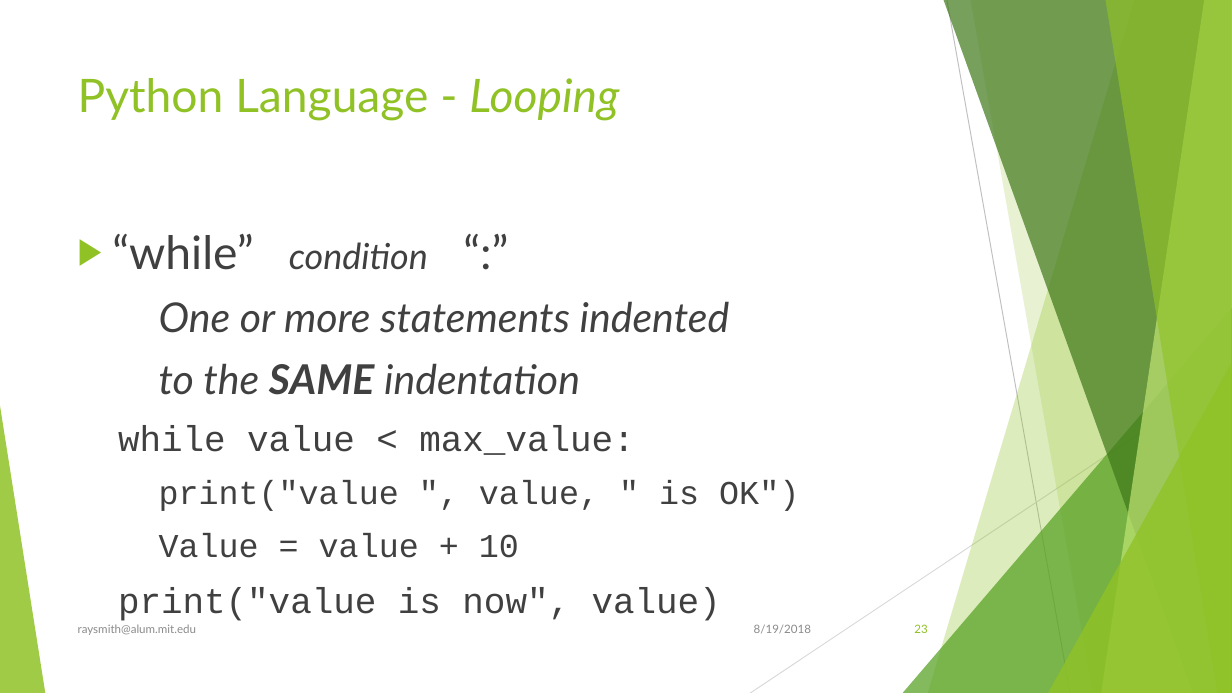
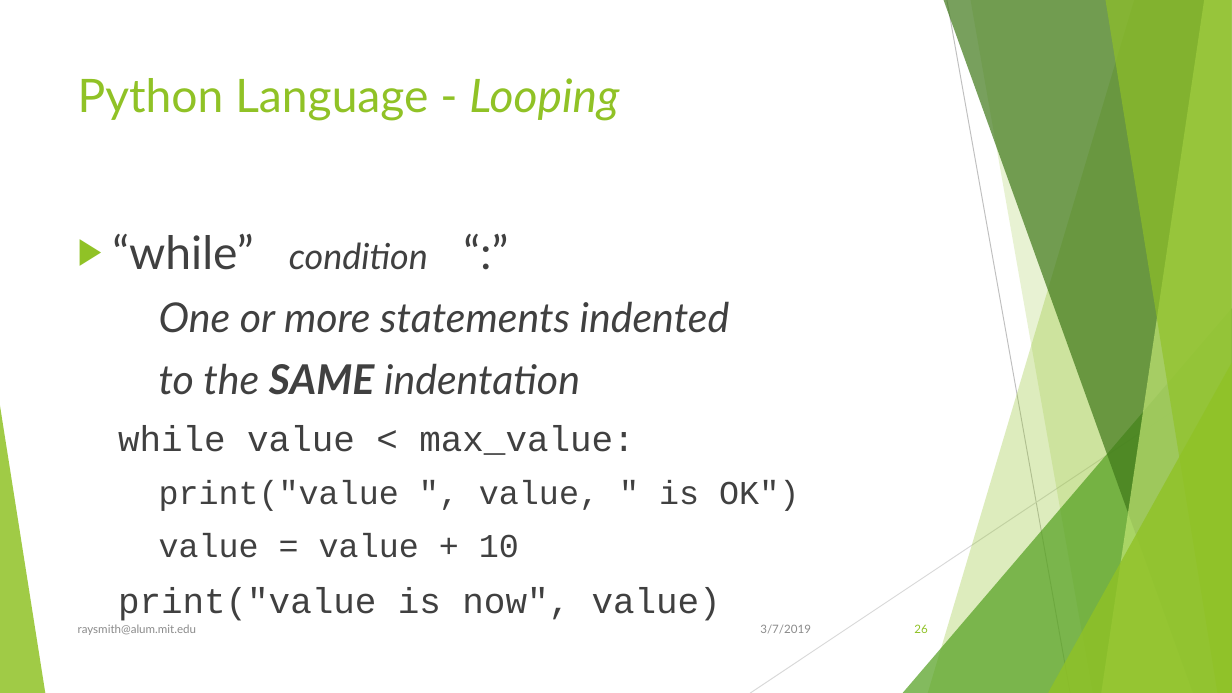
Before and after one commit to raysmith619/Introduction-To-Programming, a slide deck: slide 26 of Docs/Introduction to Proramming Using Python.pptx (slide 23 before the commit). Drawn at 1232x693 pixels with LibreOffice and Linux fonts; fonts in the diff are those of the drawing. Boxes give left, top, right and bottom in pixels: in the first picture for what was removed or moved away, otherwise in the second. Text is boxed around its words. In the diff, an @@ line names an element or a change of style, - is before the commit and + after.

```diff
--- a/Docs/Introduction to Proramming Using Python.pptx
+++ b/Docs/Introduction to Proramming Using Python.pptx
@@ text at <box>159,533,519,558</box>: text changed @@
-    Value = value + 10
+    value = value + 10
@@ text at <box>760,624,811,634</box>: text changed @@
-8/19/2018
+3/7/2019
@@ page number at <box>914,624,927,633</box>: text changed @@
-23
+26
```
Also in this commit, not shown: 39 other slides changed, 33 slides added.
